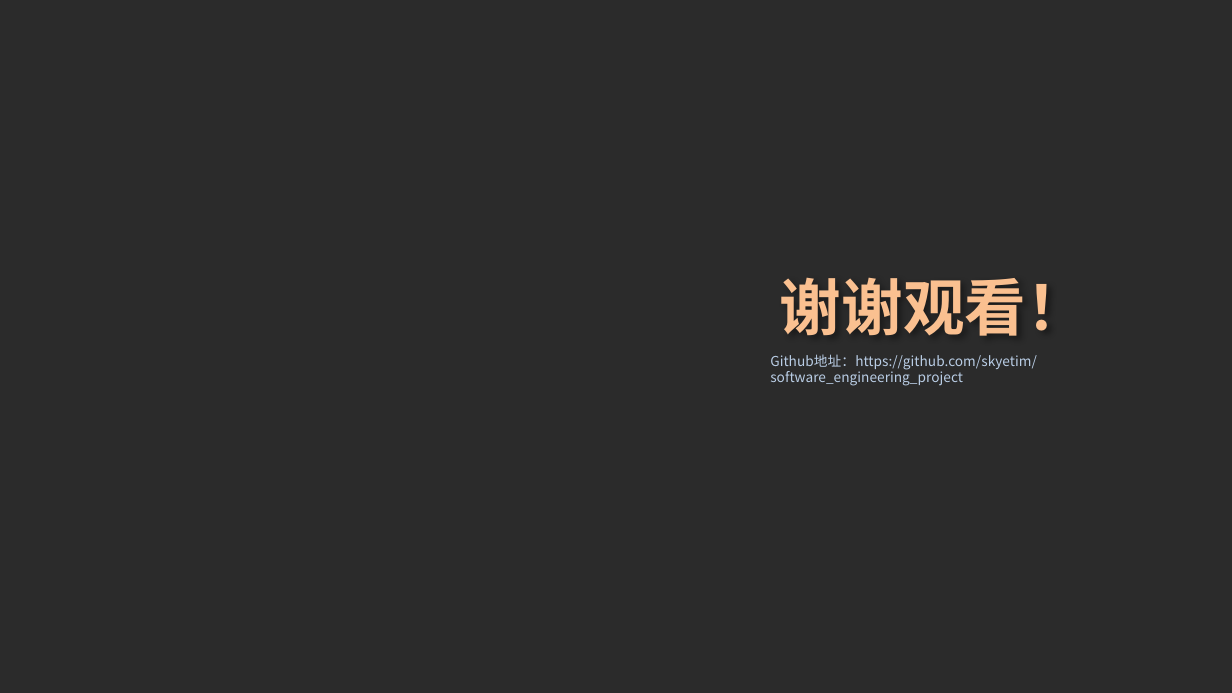
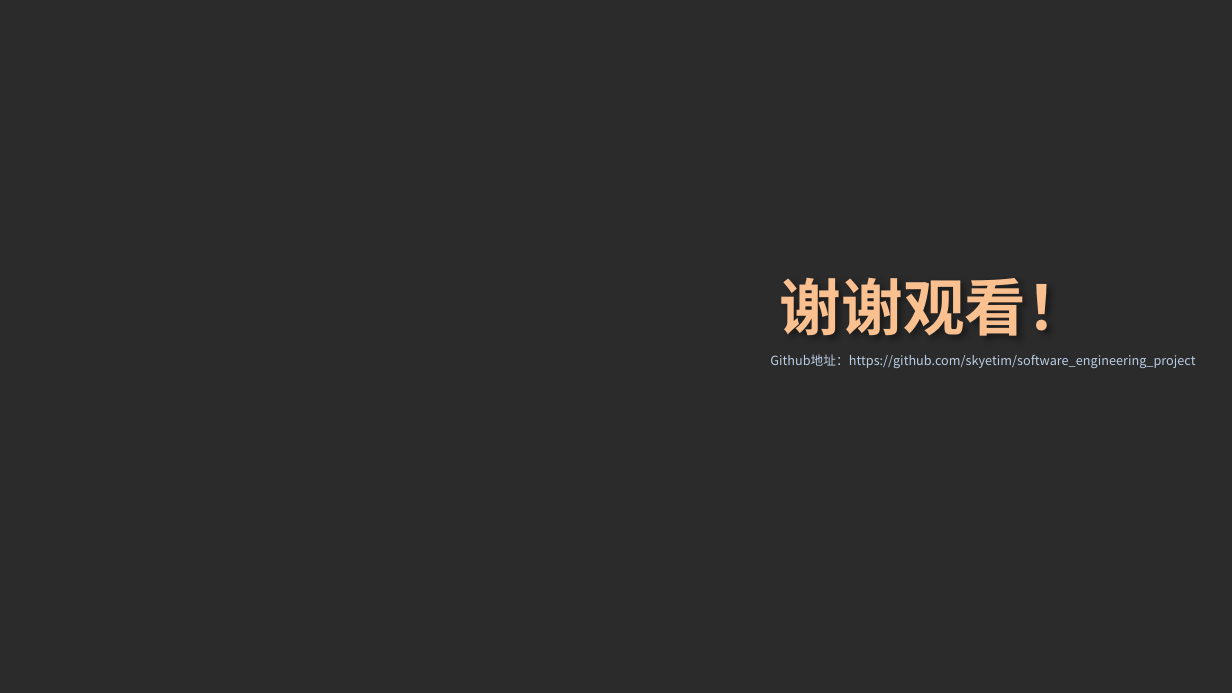
Before and after one commit to skyetim/travel_planning_website, a slide deck: slide 8 of doc/第二阶段课堂展示.pptx (slide 7 before the commit). Drawn at 1232x693 pixels with LibreOffice and Linux fonts; fonts in the diff are those of the drawing; background and template pictures are left out; a plain dark background stands for a picture behind light text. Boxes give left, top, right and bottom in pixels: in the first picture for what was removed or moved away, otherwise in the second. Text is boxed around its words. In the diff, an @@ line names an element or a change of style, - is before the commit and + after.

```diff
--- a/doc/第二阶段课堂展示.pptx
+++ b/doc/第二阶段课堂展示.pptx
@@ subtitle "Github地址：https://github.com/skyetim/software_engineering_pro ..." at bbox=[770, 354, 1195, 368]: size 8 to 7.4 pt @@
```
Also in this commit, not shown: 1 slide added, 1 other file.
